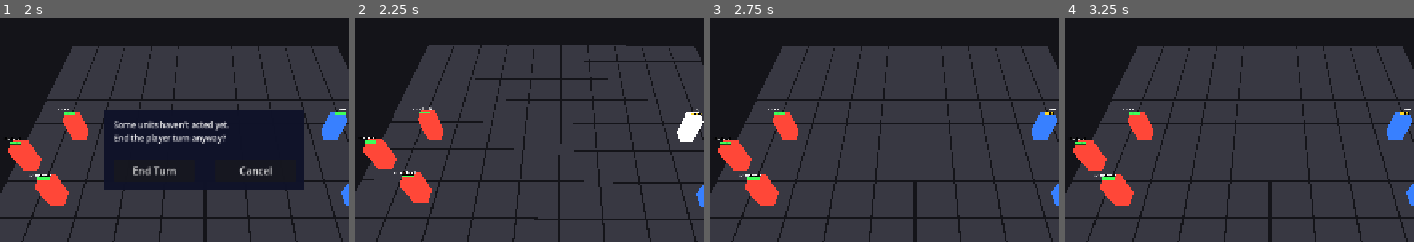
Above: before the commit, frames 1-4 (left to right).
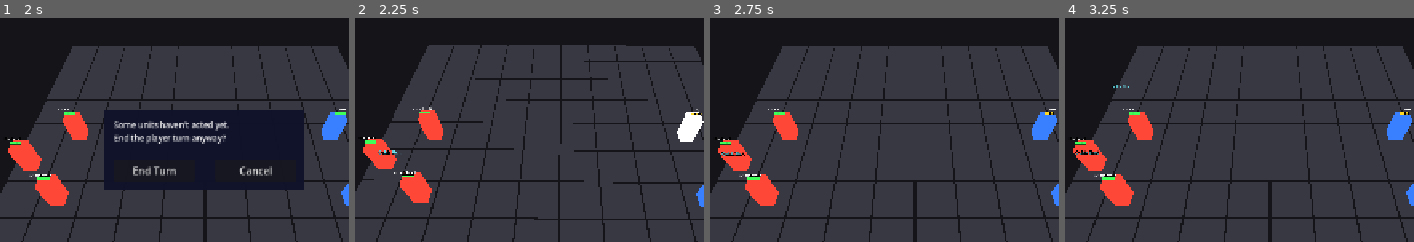
Above: after the commit, the same moments.

Repository: caleb-the-dev/RogueFinder
Game: Godot game, scene res://main.tscn
The game is run twice, just before and just after one commit, with the same random seed, the same clock (stepped at 60 frames per second) and the same inputs. The engine's default icon, where the game draws it, is replaced by a stand-in: a white triangle on a blue panel in a dark square.
Inputs (mouse positions are % of the whole screen's width and height, from its top left):
- Up to frame 1 (2 s): click "Redo (Reroll)" at 0.5 s; tap A at 1.25 s; move the mouse to (82, 45) at 1.27 s; hold Right from 1.28 s (still down); tap Q at 1.35 s; click (82, 45) at 1.42 s; tap Space at 1.52 s
- Up to frame 2 (2.25 s): release Right at 2 s; click "End Turn" at 2 s
- Up to frame 3 (2.75 s): no input
- Up to frame 4 (3.25 s): tap Space at 2.75 s; drag from (34, 55) to (52, 70) at 2.77 s
The pictures show only the part of the screen within x 28-78%, y 20-70%; the shares and areas given below are measured in that part.

Frame 1 is identical in both runs. In frame 2, less than 0.1% of the frame differs, in the area x 6-13%, y 58-62%; in frame 3, 0.1%; in frame 4, 0.1%, in the area x 2-19%, y 29-62%.

Commit message:
feat: enemy ability range reduction, variety loadouts, action name float text
- AbilityLibrary: quick_shot range 4→3, piercing_shot range 6→4
- ArchetypeLibrary: all 4 enemy archetypes now have full 4-slot variety loadouts
  archer_bandit: quick_shot/gust/acid_splash/piercing_shot (ranged mix)
  grunt: heavy_strike/shove/sweep/counter (melee + ARC + self-buff)
  alchemist: smoke_bomb/fire_breath/acid_splash/healing_draught (AoE/debuff/self-heal)
  elite_guard: shield_bash/yank/windblast/sweep (unchanged — already varied)
- Unit3D: add show_action_text() — light-cyan billboard Label3D, 2.5 s fade, enemy-only
- CombatManager3D: call enemy.show_action_text(chosen.ability_name) before each lunge

Co-Authored-By: Claude Sonnet 4.6 <noreply@anthropic.com>

Diff:
--- a/rogue-finder/scripts/combat/CombatManager3D.gd
+++ b/rogue-finder/scripts/combat/CombatManager3D.gd
@@ -1032,6 +1032,8 @@
 		var multiplier: float = _qte_resolution_to_multiplier(enemy.data.qte_resolution)
 		enemy.spend_energy(chosen.energy_cost)
 
+		enemy.show_action_text(chosen.ability_name)
+
 		match chosen.target_shape:
 			AbilityData.TargetShape.SELF:
 				enemy.play_attack_anim(enemy.global_position)
--- a/rogue-finder/scripts/combat/Unit3D.gd
+++ b/rogue-finder/scripts/combat/Unit3D.gd
@@ -251,6 +251,26 @@
 	if is_instance_valid(lbl):
 		lbl.queue_free()
 
+## Shows the ability name centered above the unit for ~2.5 s — enemy-only, fire-and-forget.
+## Stays roughly in place (slow rise) so it reads clearly without obscuring HP/damage text.
+func show_action_text(ability_name: String) -> void:
+	var lbl := Label3D.new()
+	lbl.text          = ability_name
+	lbl.font_size     = 34
+	lbl.billboard     = BaseMaterial3D.BILLBOARD_ENABLED
+	lbl.no_depth_test = true
+	lbl.modulate      = Color(0.45, 0.95, 1.0)   # light cyan — distinct from damage (red) and buffs (green)
+	lbl.position      = Vector3(0.0, BOX_SIZE.y + 1.9, 0.0)
+	add_child(lbl)
+
+	var tw: Tween = create_tween()
+	tw.set_parallel(true)
+	tw.tween_property(lbl, "position:y", lbl.position.y + 0.4, 2.5)
+	tw.tween_property(lbl, "modulate:a", 0.0, 2.5)
+	await tw.finished
+	if is_instance_valid(lbl):
+		lbl.queue_free()
+
 ## Lunge 35% toward target, then return. Fire-and-forget.
 func play_attack_anim(target_world: Vector3) -> void:
 	var start: Vector3 = global_position
--- a/rogue-finder/scripts/globals/AbilityLibrary.gd
+++ b/rogue-finder/scripts/globals/AbilityLibrary.gd
@@ -56,7 +56,7 @@
 		"attribute":     AbilityData.Attribute.DEXTERITY,
 		"target":        AbilityData.TargetShape.SINGLE,
 		"applicable_to": AbilityData.ApplicableTo.ENEMY,
-		"range":         4,
+		"range":         3,
 		"cost":          2,
 		"description":   "Draw and loose before the moment passes — deal damage to one enemy within 4 tiles.",
 		"effects": [
@@ -296,7 +296,7 @@
 		"attribute":     AbilityData.Attribute.DEXTERITY,
 		"target":        AbilityData.TargetShape.LINE,
 		"applicable_to": AbilityData.ApplicableTo.ENEMY,
-		"range":         6,
+		"range":         4,
 		"passthrough":   true,
 		"cost":          3,
 		"description":   "Draw and loose with full force — the bolt punches through every enemy in a straight line.",
--- a/rogue-finder/scripts/globals/ArchetypeLibrary.gd
+++ b/rogue-finder/scripts/globals/ArchetypeLibrary.gd
@@ -48,7 +48,7 @@
 		"artwork_idle":   "",
 		"artwork_attack": "",
 		"backgrounds":    ["Crook", "Soldier"],
-		"abilities":      ["quick_shot", "disengage", "piercing_shot", "gust"],
+		"abilities":      ["quick_shot", "gust", "acid_splash", "piercing_shot"],
 		"consumable":     "",
 		"str_range":      [1, 2],
 		"dex_range":      [3, 4],
@@ -64,7 +64,7 @@
 		"artwork_idle":   "",
 		"artwork_attack": "",
 		"backgrounds":    ["Crook", "Soldier"],
-		"abilities":      ["heavy_strike", "charge", "shove", ""],
+		"abilities":      ["heavy_strike", "shove", "sweep", "counter"],
 		"consumable":     "",
 		"str_range":      [2, 4],
 		"dex_range":      [1, 2],
@@ -80,7 +80,7 @@
 		"artwork_idle":   "",
 		"artwork_attack": "",
 		"backgrounds":    ["Baker", "Scholar", "Merchant"],
-		"abilities":      ["acid_splash", "smoke_bomb", "heal_burst", "fire_breath"],
+		"abilities":      ["smoke_bomb", "fire_breath", "acid_splash", "healing_draught"],
 		"consumable":     "healing_potion",
 		"str_range":      [0, 1],
 		"dex_range":      [1, 3],
